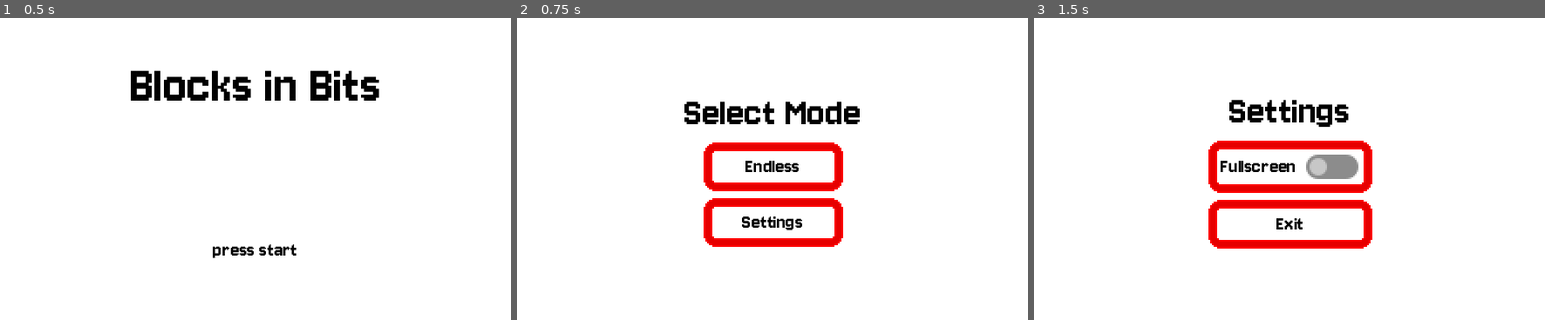
Above: before the commit, frames 1-3 (left to right).
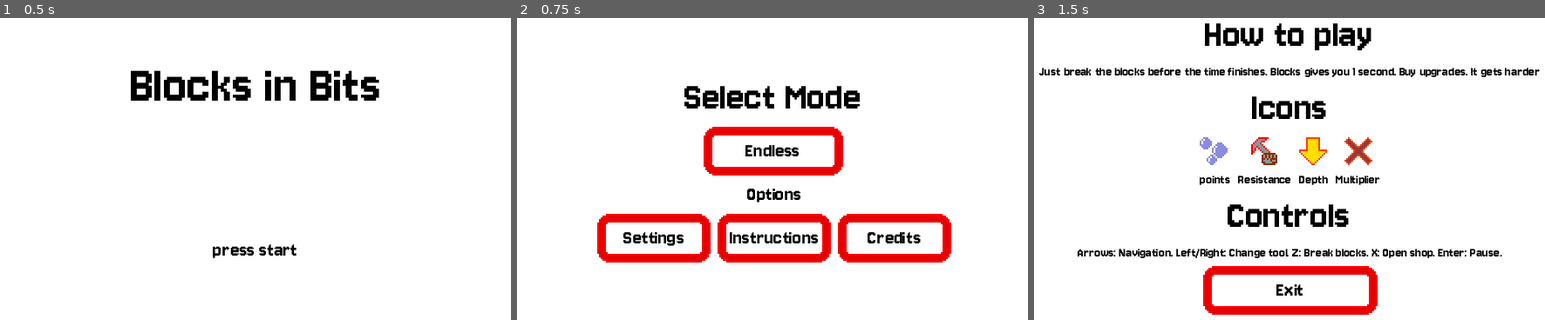
Above: after the commit, the same moments.

Repository: tfcb93/block-in-bits
Game: Godot game, scene res://Scenes/game.tscn
Two runs of this game, one before a commit and one after it. Both use one fixed random seed, a clock stepped at 60 frames per second and the inputs below.
Inputs (mouse positions are in pixels of both pictures, inside the frame that each line leads up to):
- Up to frame 1 (0.5 s): no input
- Up to frame 2 (0.75 s): tap Enter (start) at 0.5 s; hold Right (right) from 0.53 s (still down); hold Z (action) from 0.53 s (still down)
- Up to frame 3 (1.5 s): release Right (right) at 1.25 s; release Z (action) at 1.25 s; click (1289, 238) at 1.25 s, where only the run after the commit has a clickable "Instructions"

Frame 1 is identical in both runs. In frame 2, 13% of the frame differs, in the area x 15-85%, y 22-81%; in frame 3, 15%, in the area x 1-99%, y 1-99%.

Commit message:
Implements instruction page

Diff:
--- a/Scenes/game.tscn
+++ b/Scenes/game.tscn
@@ -1,10 +1,11 @@
-[gd_scene load_steps=6 format=3 uid="uid://drarqqw6keabg"]
+[gd_scene load_steps=7 format=3 uid="uid://drarqqw6keabg"]
 
 [ext_resource type="Script" path="res://Scripts/game.gd" id="1_25r8w"]
 [ext_resource type="PackedScene" uid="uid://ofnaphcqerff" path="res://Scenes/start_screen.tscn" id="2_3tcmf"]
 [ext_resource type="PackedScene" uid="uid://dveothv1myxly" path="res://Scenes/pause_screen.tscn" id="3_0fafb"]
 [ext_resource type="PackedScene" uid="uid://gttnpa80nl25" path="res://Scenes/mode_selection.tscn" id="3_crkq4"]
 [ext_resource type="PackedScene" uid="uid://dcu3ynjpt6gem" path="res://Scenes/settings.tscn" id="5_bw20d"]
+[ext_resource type="PackedScene" uid="uid://dsxhqpayo8uwk" path="res://Scenes/instructions.tscn" id="6_ecaik"]
 
 [node name="game" type="Node2D"]
 script = ExtResource("1_25r8w")
@@ -17,3 +18,5 @@
 [node name="pause screen" parent="." instance=ExtResource("3_0fafb")]
 
 [node name="Settings" parent="." instance=ExtResource("5_bw20d")]
+
+[node name="Instructions" parent="." instance=ExtResource("6_ecaik")]
--- /dev/null
+++ b/Scenes/instructions.tscn
@@ -0,0 +1,137 @@
+[gd_scene load_steps=8 format=3 uid="uid://dsxhqpayo8uwk"]
+
+[ext_resource type="Script" path="res://Scripts/instructions.gd" id="1_5v0oo"]
+[ext_resource type="LabelSettings" uid="uid://clji31jb7p4ew" path="res://Resources/big_text_label.tres" id="2_v151f"]
+[ext_resource type="LabelSettings" uid="uid://bsm7x5clu6urn" path="res://Resources/very_small_label_text.tres" id="3_eq7su"]
+[ext_resource type="Texture2D" uid="uid://tawcavopjwj0" path="res://Resources/Images/points.png" id="4_d8lcb"]
+[ext_resource type="Texture2D" uid="uid://dn4inyxto5cb1" path="res://Resources/Images/resistance.png" id="5_piq5c"]
+[ext_resource type="Texture2D" uid="uid://cp15xdm78bp1p" path="res://Resources/Images/down.png" id="6_7b8rt"]
+[ext_resource type="Texture2D" uid="uid://dg4n8j8jjqkml" path="res://Resources/Images/multi.png" id="7_8mqt2"]
+
+[node name="Instructions" type="Node2D"]
+process_mode = 3
+script = ExtResource("1_5v0oo")
+
+[node name="interface" type="CanvasLayer" parent="."]
+unique_name_in_owner = true
+
+[node name="ColorRect" type="ColorRect" parent="interface"]
+anchors_preset = 15
+anchor_right = 1.0
+anchor_bottom = 1.0
+grow_horizontal = 2
+grow_vertical = 2
+
+[node name="VBoxContainer" type="VBoxContainer" parent="interface"]
+anchors_preset = 15
+anchor_right = 1.0
+anchor_bottom = 1.0
+grow_horizontal = 2
+grow_vertical = 2
+theme_override_constants/separation = 3
+
+[node name="VBoxContainer" type="VBoxContainer" parent="interface/VBoxContainer"]
+layout_mode = 2
+
+[node name="Label" type="Label" parent="interface/VBoxContainer/VBoxContainer"]
+layout_mode = 2
+text = "How to play"
+label_settings = ExtResource("2_v151f")
+horizontal_alignment = 1
+
+[node name="Label2" type="Label" parent="interface/VBoxContainer/VBoxContainer"]
+custom_minimum_size = Vector2(100, 0)
+layout_mode = 2
+text = "Just break the blocks before the time finishes. Blocks gives you 1 second. Buy upgrades. It gets harder"
+label_settings = ExtResource("3_eq7su")
+horizontal_alignment = 1
+autowrap_mode = 2
+
+[node name="VBoxContainer2" type="VBoxContainer" parent="interface/VBoxContainer"]
+layout_mode = 2
+
+[node name="Label" type="Label" parent="interface/VBoxContainer/VBoxContainer2"]
+layout_mode = 2
+text = "Icons"
+label_settings = ExtResource("2_v151f")
+horizontal_alignment = 1
+
+[node name="HBoxContainer" type="HBoxContainer" parent="interface/VBoxContainer/VBoxContainer2"]
+layout_mode = 2
+alignment = 1
+
+[node name="VBoxContainer" type="VBoxContainer" parent="interface/VBoxContainer/VBoxContainer2/HBoxContainer"]
+layout_mode = 2
+
+[node name="TextureRect" type="TextureRect" parent="interface/VBoxContainer/VBoxContainer2/HBoxContainer/VBoxContainer"]
+layout_mode = 2
+texture = ExtResource("4_d8lcb")
+stretch_mode = 2
+
+[node name="Label" type="Label" parent="interface/VBoxContainer/VBoxContainer2/HBoxContainer/VBoxContainer"]
+layout_mode = 2
+text = "points"
+label_settings = ExtResource("3_eq7su")
+
+[node name="VBoxContainer2" type="VBoxContainer" parent="interface/VBoxContainer/VBoxContainer2/HBoxContainer"]
+layout_mode = 2
+
+[node name="TextureRect" type="TextureRect" parent="interface/VBoxContainer/VBoxContainer2/HBoxContainer/VBoxContainer2"]
+layout_mode = 2
+texture = ExtResource("5_piq5c")
+stretch_mode = 3
+
+[node name="Label" type="Label" parent="interface/VBoxContainer/VBoxContainer2/HBoxContainer/VBoxContainer2"]
+layout_mode = 2
+text = "Resistance"
+label_settings = ExtResource("3_eq7su")
+
+[node name="VBoxContainer3" type="VBoxContainer" parent="interface/VBoxContainer/VBoxContainer2/HBoxContainer"]
+layout_mode = 2
+
+[node name="TextureRect" type="TextureRect" parent="interface/VBoxContainer/VBoxContainer2/HBoxContainer/VBoxContainer3"]
+layout_mode = 2
+texture = ExtResource("6_7b8rt")
+stretch_mode = 2
+
+[node name="Label" type="Label" parent="interface/VBoxContainer/VBoxContainer2/HBoxContainer/VBoxContainer3"]
+layout_mode = 2
+text = "Depth"
+label_settings = ExtResource("3_eq7su")
+
+[node name="VBoxContainer4" type="VBoxContainer" parent="interface/VBoxContainer/VBoxContainer2/HBoxContainer"]
+layout_mode = 2
+
+[node name="TextureRect" type="TextureRect" parent="interface/VBoxContainer/VBoxContainer2/HBoxContainer/VBoxContainer4"]
+layout_mode = 2
+texture = ExtResource("7_8mqt2")
+stretch_mode = 3
+
+[node name="Label" type="Label" parent="interface/VBoxContainer/VBoxContainer2/HBoxContainer/VBoxContainer4"]
+layout_mode = 2
+text = "Multiplier"
+label_settings = ExtResource("3_eq7su")
+
+[node name="VBoxContainer3" type="VBoxContainer" parent="interface/VBoxContainer"]
+layout_mode = 2
+
+[node name="Label" type="Label" parent="interface/VBoxContainer/VBoxContainer3"]
+layout_mode = 2
+text = "Controls"
+label_settings = ExtResource("2_v151f")
+horizontal_alignment = 1
+
+[node name="Label2" type="Label" parent="interface/VBoxContainer/VBoxContainer3"]
+layout_mode = 2
+text = "Arrows: Navigation. Left/Right: Change tool. Z: Break blocks. X: Open shop. Enter: Pause."
+label_settings = ExtResource("3_eq7su")
+horizontal_alignment = 1
+
+[node name="Button" type="Button" parent="interface/VBoxContainer"]
+unique_name_in_owner = true
+custom_minimum_size = Vector2(100, 0)
+layout_mode = 2
+size_flags_horizontal = 4
+text = "Exit"
+
+[connection signal="pressed" from="interface/VBoxContainer/Button" to="." method="_on_button_pressed"]
--- a/Scenes/mode_selection.tscn
+++ b/Scenes/mode_selection.tscn
@@ -1,7 +1,8 @@
-[gd_scene load_steps=3 format=3 uid="uid://gttnpa80nl25"]
+[gd_scene load_steps=4 format=3 uid="uid://gttnpa80nl25"]
 
 [ext_resource type="LabelSettings" uid="uid://clji31jb7p4ew" path="res://Resources/big_text_label.tres" id="1_yiwk8"]
 [ext_resource type="Script" path="res://Scripts/mode_selection.gd" id="1_yr5b7"]
+[ext_resource type="LabelSettings" uid="uid://cnpd02d1dmt6i" path="res://Resources/normal_text_label.tres" id="3_wkhvr"]
 
 [node name="Mode Selection" type="Node2D"]
 script = ExtResource("1_yr5b7")
@@ -44,14 +45,35 @@
 layout_mode = 2
 text = "Endless"
 
-[node name="options" type="HBoxContainer" parent="interface/VBoxContainer"]
+[node name="VBoxContainer" type="VBoxContainer" parent="interface/VBoxContainer"]
+layout_mode = 2
+
+[node name="Label" type="Label" parent="interface/VBoxContainer/VBoxContainer"]
+layout_mode = 2
+text = "Options"
+label_settings = ExtResource("3_wkhvr")
+horizontal_alignment = 1
+
+[node name="options" type="HBoxContainer" parent="interface/VBoxContainer/VBoxContainer"]
 layout_mode = 2
 alignment = 1
 
-[node name="btn_settings" type="Button" parent="interface/VBoxContainer/options"]
-custom_minimum_size = Vector2(80, 0)
+[node name="btn_settings" type="Button" parent="interface/VBoxContainer/VBoxContainer/options"]
+custom_minimum_size = Vector2(65, 0)
 layout_mode = 2
 text = "Settings"
 
+[node name="btn_instructions" type="Button" parent="interface/VBoxContainer/VBoxContainer/options"]
+custom_minimum_size = Vector2(65, 0)
+layout_mode = 2
+text = "Instructions"
+
+[node name="btn_credits" type="Button" parent="interface/VBoxContainer/VBoxContainer/options"]
+custom_minimum_size = Vector2(65, 0)
+layout_mode = 2
+text = "Credits"
+
 [connection signal="pressed" from="interface/VBoxContainer/modes/btn_endless" to="." method="_on_btn_endless_pressed"]
-[connection signal="pressed" from="interface/VBoxContainer/options/btn_settings" to="." method="_on_btn_settings_pressed"]
+[connection signal="pressed" from="interface/VBoxContainer/VBoxContainer/options/btn_settings" to="." method="_on_btn_settings_pressed"]
+[connection signal="pressed" from="interface/VBoxContainer/VBoxContainer/options/btn_instructions" to="." method="_on_btn_instructions_pressed"]
+[connection signal="pressed" from="interface/VBoxContainer/VBoxContainer/options/btn_credits" to="." method="_on_btn_credits_pressed"]
--- a/Scenes/pause_screen.tscn
+++ b/Scenes/pause_screen.tscn
@@ -24,9 +24,9 @@
 anchor_right = 0.5
 anchor_bottom = 0.5
 offset_left = -135.0
-offset_top = -68.0
+offset_top = -80.0
 offset_right = 135.0
-offset_bottom = 68.0
+offset_bottom = 80.0
 grow_horizontal = 2
 grow_vertical = 2
 
@@ -36,6 +36,7 @@
 anchor_right = 1.0
 offset_bottom = 155.0
 grow_horizontal = 2
+theme_override_constants/separation = 2
 
 [node name="Title" type="Label" parent="interface/Panel/VBoxContainer"]
 layout_mode = 2
@@ -68,7 +69,7 @@
 size_flags_horizontal = 4
 focus_neighbor_top = NodePath("../btn_settings")
 focus_neighbor_bottom = NodePath("../btn_exit")
-text = "Information"
+text = "Instructions"
 
 [node name="btn_exit" type="Button" parent="interface/Panel/VBoxContainer"]
 unique_name_in_owner = true
--- a/Scripts/events.gd
+++ b/Scripts/events.gd
@@ -6,6 +6,13 @@
 signal pause_game();
 signal unpause_game();
 signal exit_level();
+signal open_credits();
+signal close_credits();
+
+signal open_instructions_from_selection();
+signal close_instructions_to_selection();
+signal open_instructions_from_pause();
+signal close_instructions_to_pause();
 
 signal open_settings_from_selection();
 signal close_settings_to_selection();
--- /dev/null
+++ b/Scripts/instructions.gd
@@ -0,0 +1,18 @@
+extends Node2D;
+
+func _ready() -> void:
+	%interface.visible = false;
+
+	Events.connect("open_instructions_from_selection", _on_open_instructions);
+	Events.connect("open_instructions_from_pause", _on_open_instructions);
+
+func _on_open_instructions() -> void:
+	%interface.visible = true;
+
+func _on_button_pressed() -> void:
+	%interface.visible = false;
+	match Globals.game_state:
+		Globals.GAME_STATES.PAUSED:
+			Events.emit_signal("close_instructions_to_pause");
+		Globals.GAME_STATES.SELECTION:
+			Events.emit_signal("close_instructions_to_selection");
--- a/Scripts/mode_selection.gd
+++ b/Scripts/mode_selection.gd
@@ -3,6 +3,7 @@
 func _ready() -> void:
 	Events.connect("open_select_mode", _on_open_select_mode);
 	Events.connect("close_settings_to_selection", _on_close_settings);
+	Events.connect("close_instructions_to_selection", _on_close_instructions);
 
 	%interface.visible = false;
 
@@ -16,6 +17,9 @@
 func _on_close_settings() -> void:
 	%interface.visible = true;
 
+func _on_close_instructions() -> void:
+	%interface.visible = true;
+
 func _on_btn_endless_pressed() -> void:
 	_on_close_select_mode();
 	Events.emit_signal("start_game");
@@ -23,3 +27,12 @@
 func _on_btn_settings_pressed() -> void:
 	%interface.visible = false;
 	Events.emit_signal("open_settings_from_selection");
+
+
+func _on_btn_instructions_pressed() -> void:
+	%interface.visible = false;
+	Events.emit_signal("open_instructions_from_selection");
+
+
+func _on_btn_credits_pressed() -> void:
+	pass # Replace with function body.
--- a/Scripts/pause_screen.gd
+++ b/Scripts/pause_screen.gd
@@ -4,6 +4,7 @@
 	Events.connect("pause_game",_on_pause_game);
 	Events.connect("unpause_game",_on_unpause_game);
 	Events.connect("close_settings_to_pause", _on_close_settings);
+	Events.connect("close_instructions_to_pause", _on_close_instructions);
 
 	if (not get_tree().paused):
 		%interface.visible = false;
@@ -18,6 +19,9 @@
 func _on_close_settings() -> void:
 	%interface.visible = true;
 
+func _on_close_instructions() -> void:
+	%interface.visible = true;
+
 func _on_btn_back_pressed() -> void:
 	Events.emit_signal("unpause_game");
 
@@ -26,7 +30,8 @@
 	Events.emit_signal("open_settings_from_pause");
 
 func _on_btn_info_pressed() -> void:
-	pass # Replace with function body.
+	%interface.visible = false;
+	Events.emit_signal("open_instructions_from_pause");
 
 func _on_btn_exit_pressed() -> void:
 	%interface.visible = false;
